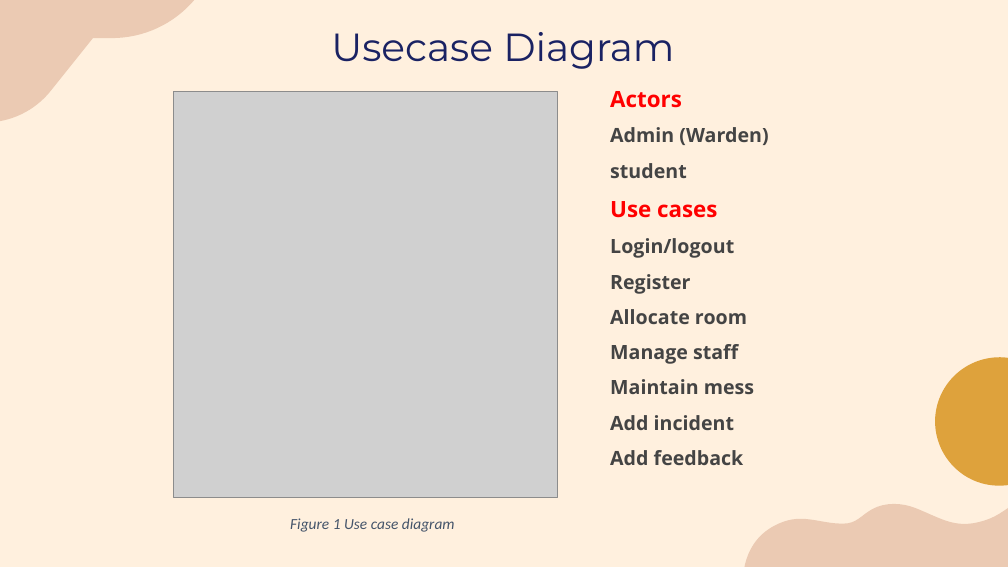
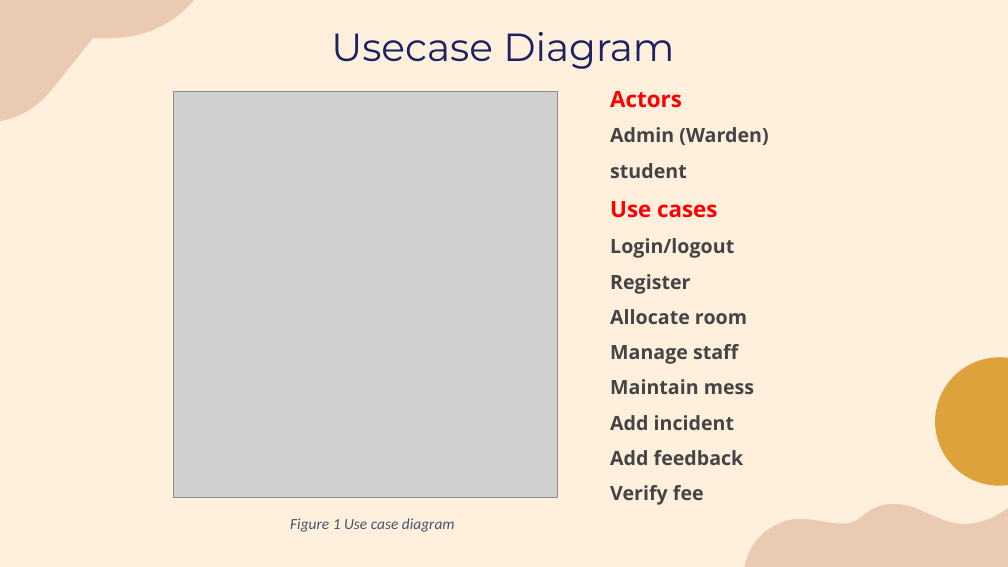
Before and after one commit to laibabintatahir/SRS-HMS, a slide deck: slide 14 of SRS_Presentation.pptx. Drawn at 1008x567 pixels with LibreOffice and Linux fonts; fonts in the diff are those of the drawing; grey boxes stand for pictures. Boxes give left, top, right and bottom in pixels: in the first picture for what was removed or moved away, otherwise in the second. Text is boxed around its words. In the diff, an @@ line names an element or a change of style, - is before the commit and + after.

```diff
--- a/SRS_Presentation.pptx
+++ b/SRS_Presentation.pptx
@@ text at (x1=610, y1=485, x2=704, y2=505): paragraph added @@
+Verify fee
```
Also in this commit, not shown: 7 other slides changed, 1 other file.
